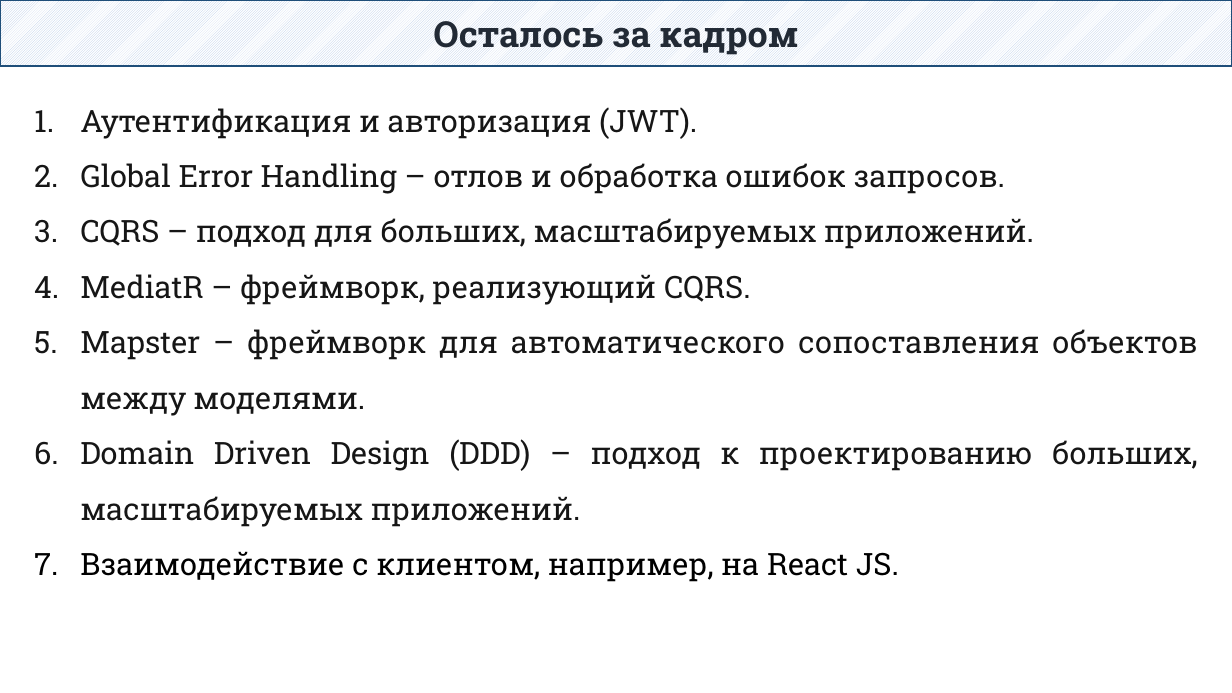
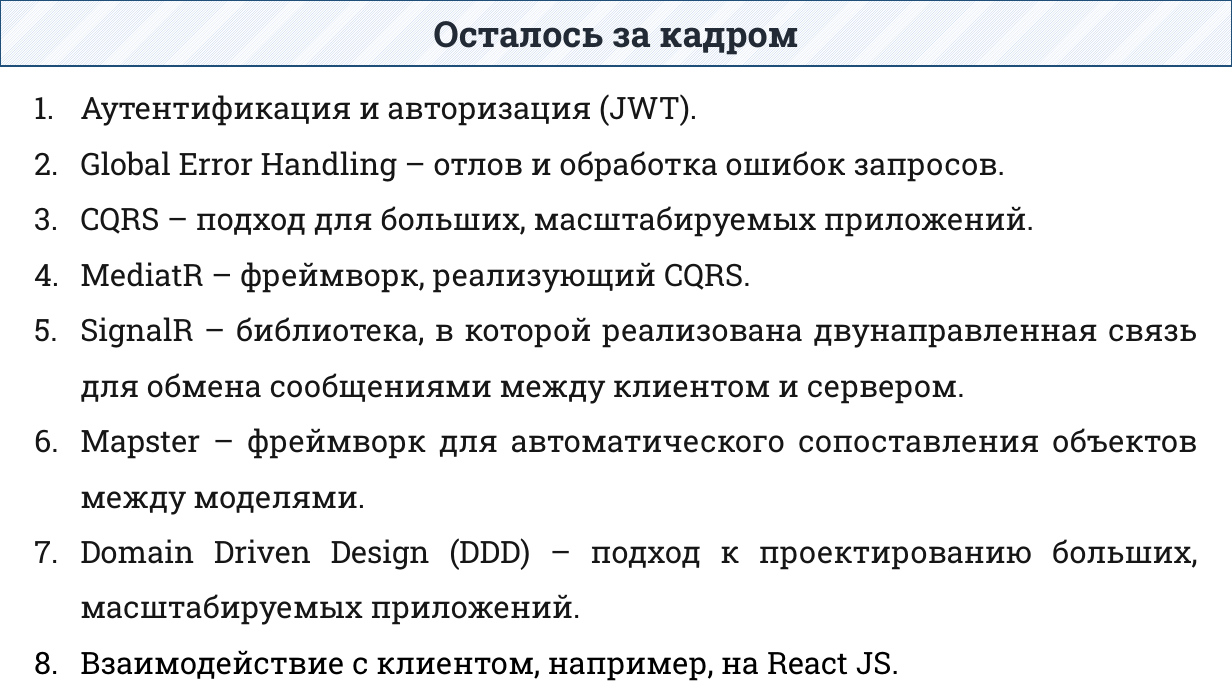
Before and after one commit to DaniilKlyukin/OOP-4, a slide deck: slide 86 of Лекции/ООП 1 лек 6.pptx. Drawn at 1232x693 pixels with LibreOffice and Linux fonts; fonts in the diff are those of the drawing. Boxes give left, top, right and bottom in pixels: in the first picture for what was removed or moved away, otherwise in the second. Text is boxed around its words. In the diff, an @@ line names an element or a change of style, - is before the commit and + after.

```diff
--- a/Лекции/ООП 1 лек 6.pptx
+++ b/Лекции/ООП 1 лек 6.pptx
@@ text "Аутентификация и авторизация (JWT).": place and size @@
-text "Аутентификация и авторизация (JWT)." at [80,107,1198,582]
+text "Аутентификация и авторизация (JWT)." at [80,94,1198,681]
@@ text at [80,317,1197,404]: paragraph added @@
+5. SignalR – библиотека, в которой реализована двунаправленная связь для обмена сообщениями между клиентом и сервером.
```
